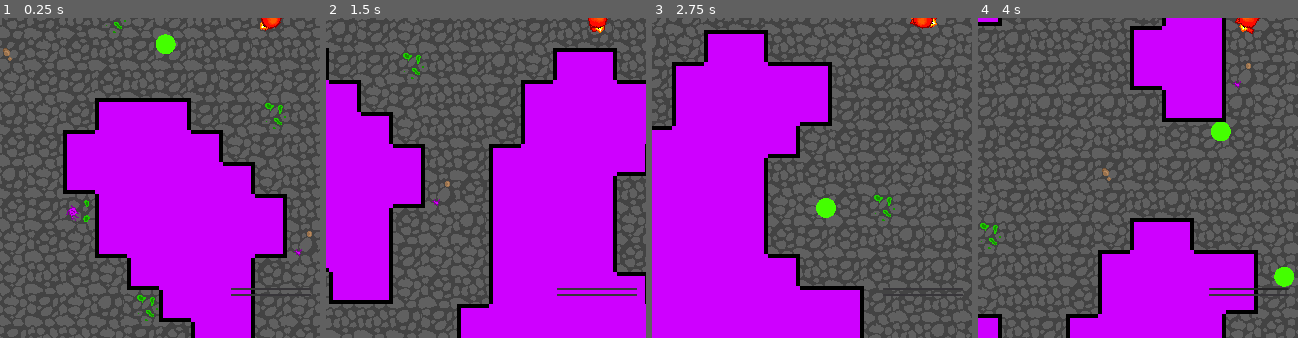
Above: before the commit, frames 1-4 (left to right).
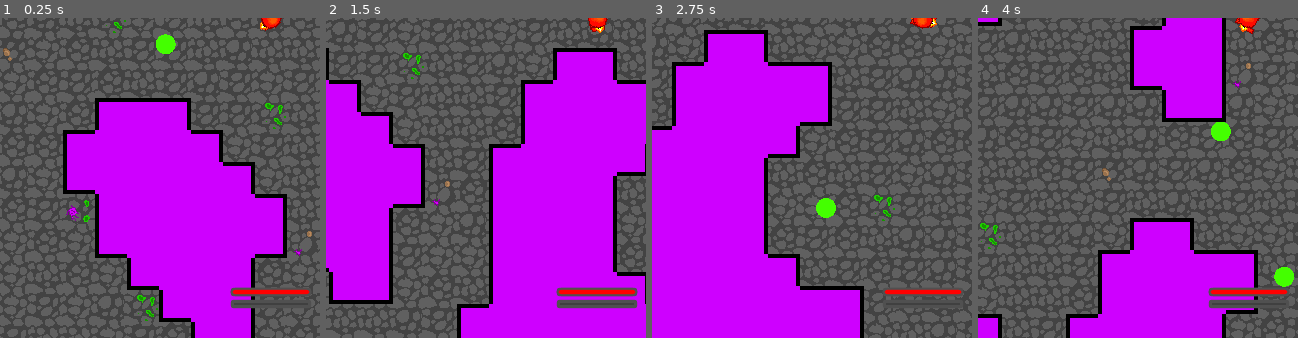
Above: after the commit, the same moments.

Repository: the-alex-g/TrialByFire
Game: Godot game, scene res://Main/Main.tscn
Two runs of this game, one before a commit and one after it. Both use one fixed random seed, a clock stepped at 60 frames per second and the inputs below.
Inputs (mouse positions are % of the whole screen's width and height, from its top left):
- Up to frame 1 (0.25 s): no input
- Up to frame 2 (1.5 s): tap Enter (teleport) at 0.5, 1.35 s; move the mouse to (72, 45) at 0.52 s; hold D (right) 0.53-1.28 s; click (72, 45) at 0.6 s; move the mouse to (30, 55) at 1.27 s; hold S (down) from 1.28 s (still down)
- Up to frame 3 (2.75 s): move the mouse to (60, 28) at 2.02 s; release S (down) at 2.03 s; hold D (right) from 2.03 s (still down); click (60, 28) at 2.1 s
- Up to frame 4 (4 s): move the mouse to (45, 70) at 2.77 s; release D (right) at 2.78 s; hold W (up) 2.78-3.53 s; tap Enter (teleport) at 2.85 s; move the mouse to (80, 65) at 3.52 s; hold A (left) from 3.53 s (still down); click (80, 65) at 3.6 s
The pictures show only the part of the screen within x 8-58%, y 50-100%; the shares and areas given below are measured in that part.

The runs differ from the first frame. In frame 1, 0.9% of the frame differs, in the area x 71-98%, y 84-91%; in frame 2, 1.6%; in frame 3, 0.7%; in frame 4, 1.2%.

Commit message:
Add progress bar styles and theme

Diff:
--- a/project/Main/HUD.tscn
+++ b/project/Main/HUD.tscn
@@ -1,6 +1,31 @@
-[gd_scene load_steps=2 format=2]
+[gd_scene load_steps=5 format=2]
 
 [ext_resource path="res://Main/HUD.gd" type="Script" id=1]
+[ext_resource path="res://theme.tres" type="Theme" id=2]
+
+[sub_resource type="StyleBoxFlat" id=1]
+bg_color = Color( 1, 0, 0, 1 )
+border_width_left = 2
+border_width_top = 2
+border_width_right = 2
+border_width_bottom = 2
+border_color = Color( 0.313726, 0.313726, 0.313726, 1 )
+corner_radius_top_left = 5
+corner_radius_top_right = 5
+corner_radius_bottom_right = 5
+corner_radius_bottom_left = 5
+
+[sub_resource type="StyleBoxFlat" id=2]
+bg_color = Color( 0, 0.180392, 1, 1 )
+border_width_left = 2
+border_width_top = 2
+border_width_right = 2
+border_width_bottom = 2
+border_color = Color( 0.313726, 0.313726, 0.313726, 1 )
+corner_radius_top_left = 5
+corner_radius_top_right = 5
+corner_radius_bottom_right = 5
+corner_radius_bottom_left = 5
 
 [node name="HUD" type="CanvasLayer"]
 script = ExtResource( 1 )
@@ -16,17 +41,21 @@
 margin_bottom = -10.0
 grow_horizontal = 2
 grow_vertical = 0
+theme = ExtResource( 2 )
 __meta__ = {
 "_edit_use_anchors_": false
 }
 
 [node name="Health" type="ProgressBar" parent="VBoxContainer"]
 margin_right = 80.0
-margin_bottom = 2.0
+margin_bottom = 8.0
+custom_styles/fg = SubResource( 1 )
+value = 100.0
 percent_visible = false
 
 [node name="Experience" type="ProgressBar" parent="VBoxContainer"]
-margin_top = 6.0
+margin_top = 12.0
 margin_right = 80.0
-margin_bottom = 8.0
+margin_bottom = 20.0
+custom_styles/fg = SubResource( 2 )
 percent_visible = false
--- /dev/null
+++ b/project/theme.tres
@@ -0,0 +1,16 @@
+[gd_resource type="Theme" load_steps=2 format=2]
+
+[sub_resource type="StyleBoxFlat" id=1]
+bg_color = Color( 0, 0, 0, 1 )
+border_width_left = 4
+border_width_top = 4
+border_width_right = 4
+border_width_bottom = 4
+border_color = Color( 0.313726, 0.313726, 0.313726, 1 )
+corner_radius_top_left = 2
+corner_radius_top_right = 2
+corner_radius_bottom_right = 2
+corner_radius_bottom_left = 2
+
+[resource]
+ProgressBar/styles/bg = SubResource( 1 )
Not shown, changed: piskel_files/Fireball.piskel
